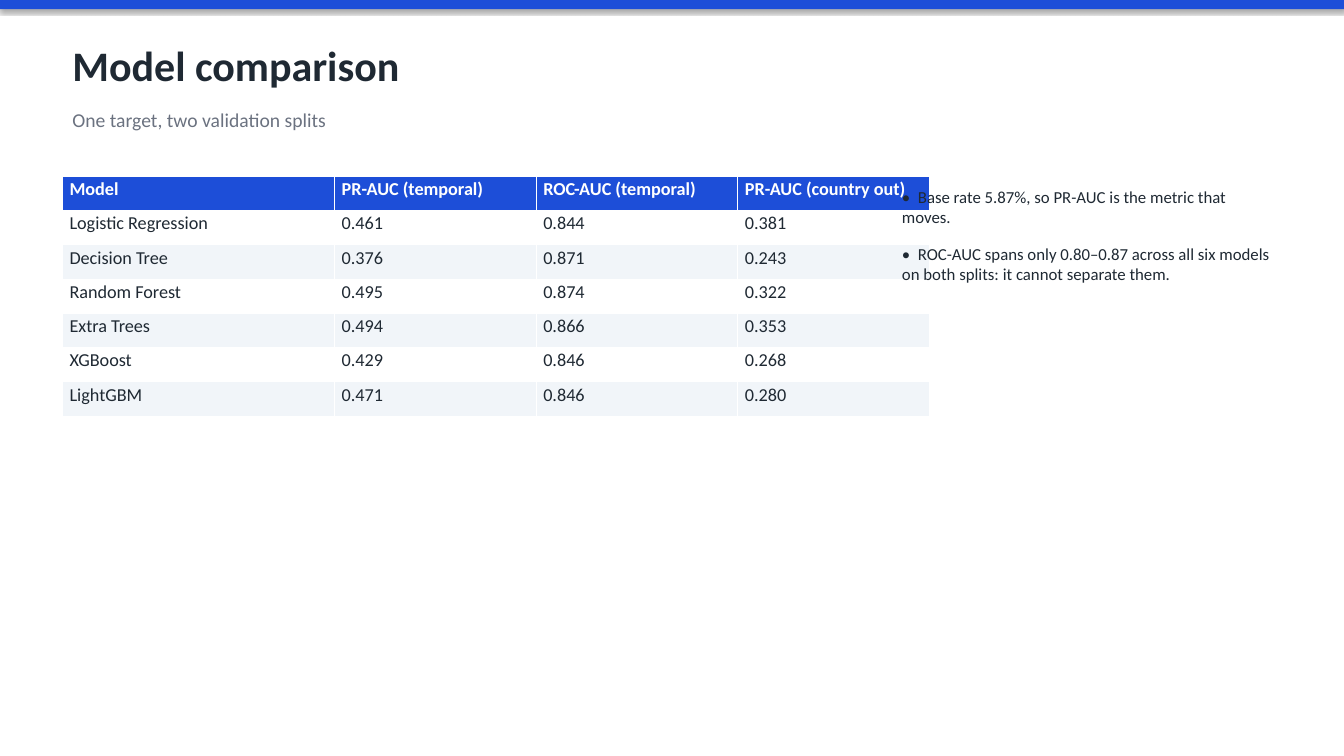
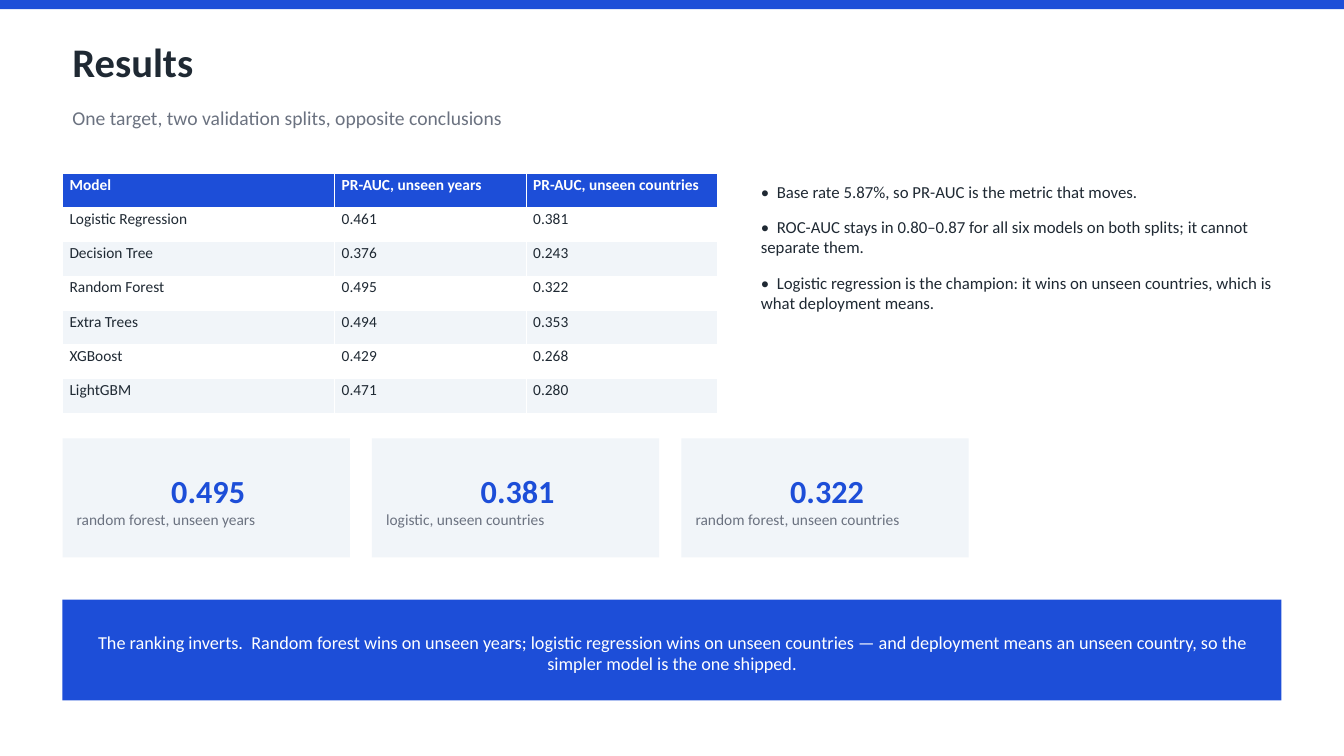
Before and after one commit to YuvrajSingh-mist/glandersWatch, a slide deck: slide 8 of GlandersWatch_Deck.pptx (slide 7 before the commit). Drawn at 1344x756 pixels with LibreOffice and Linux fonts; fonts in the diff are those of the drawing. Boxes give left, top, right and bottom in pixels: in the first picture for what was removed or moved away, otherwise in the second. Text is boxed around its words. In the diff, an @@ line names an element or a change of style, - is before the commit and + after.

Commit message:
Restructure the deck around the whole system
Overview, problem statement and need first, then one section per component
holding only that component's information: risk engine, explanation layer,
alert service, and where the project stands.

Fixes from review: the architecture mock was unreadable at slide size, so the
alert pipeline is drawn natively and the original gets its own full-width
slide; a clipped box and four sparse slides; and the results table is verified
by dumping cell text rather than trusting a low-resolution render.

```diff
--- a/GlandersWatch_Deck.pptx
+++ b/GlandersWatch_Deck.pptx
@@ rectangle at <box>0,0,1344,9</box>: shadow off @@
@@ text at <box>72,48,193,78</box>: text changed; size 30 to 29 pt @@
-Model comparison
+Results
@@ text at <box>72,111,501,129</box>: text changed @@
-One target, two validation splits
+One target, two validation splits, opposite conclusions
@@ table at <box>63,173,718,413</box> @@
-column 2: PR-AUC (temporal) | 0.461 | 0.376 | 0.495 | 0.494 | 0.429 | 0.471
-column 3: ROC-AUC (temporal) | 0.844 | 0.871 | 0.874 | 0.866 | 0.846 | 0.846
-column 4: PR-AUC (country out) | 0.381 | 0.243 | 0.322 | 0.353 | 0.268 | 0.280
+column 2: PR-AUC, unseen years | 0.461 | 0.376 | 0.495 | 0.494 | 0.429 | 0.471
+column 3: PR-AUC, unseen countries | 0.381 | 0.243 | 0.322 | 0.353 | 0.268 | 0.280
@@ table: place and size @@
-table at <box>63,176,930,416</box>
+table at <box>63,173,718,413</box>
@@ text "• Base rate 5.87%, so ...": place and size @@
-text "• Base rate 5.87%, so ..." at <box>902,189,1269,283</box>
+text "• Base rate 5.87%, so ..." at <box>761,186,1271,312</box>
@@ text at <box>777,186,1137,200</box>: less space between paragraphs @@
@@ text at <box>761,221,1271,312</box>: text changed @@
-• ROC-AUC spans only 0.80–0.87 across all six models on both splits: it cannot separate them.
+• ROC-AUC stays in 0.80–0.87 for all six models on both splits; it cannot separate them.
+• Logistic regression is the champion: it wins on unseen countries, which is what deployment means.
@@ rectangle added at <box>63,439,350,558</box>, fill #F1F5F9, 11 pt, text #6B7280 @@
+0.495
+random forest, unseen years
@@ rectangle added at <box>372,439,659,558</box>, fill #F1F5F9, 11 pt, text #6B7280 @@
+0.381
+logistic, unseen countries
@@ rectangle added at <box>682,439,969,558</box>, fill #F1F5F9, 11 pt, text #6B7280 @@
+0.322
+random forest, unseen countries
@@ rectangle added at <box>63,600,1281,701</box>, fill #1D4ED8, 13 pt, text #FFFFFF @@
+The ranking inverts. Random forest wins on unseen years; logistic regression wins on unseen countries — and deployment means an unseen country, so the simpler model is the one shipped.
```
Also in this commit, not shown: 4 other slides changed, 12 slides added, 7 slides removed, 2 other files.
